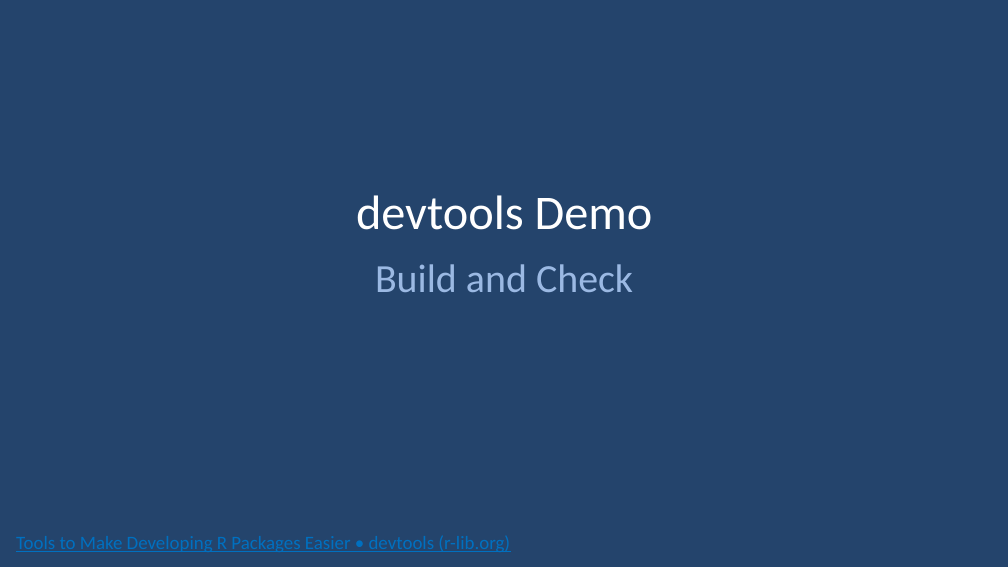
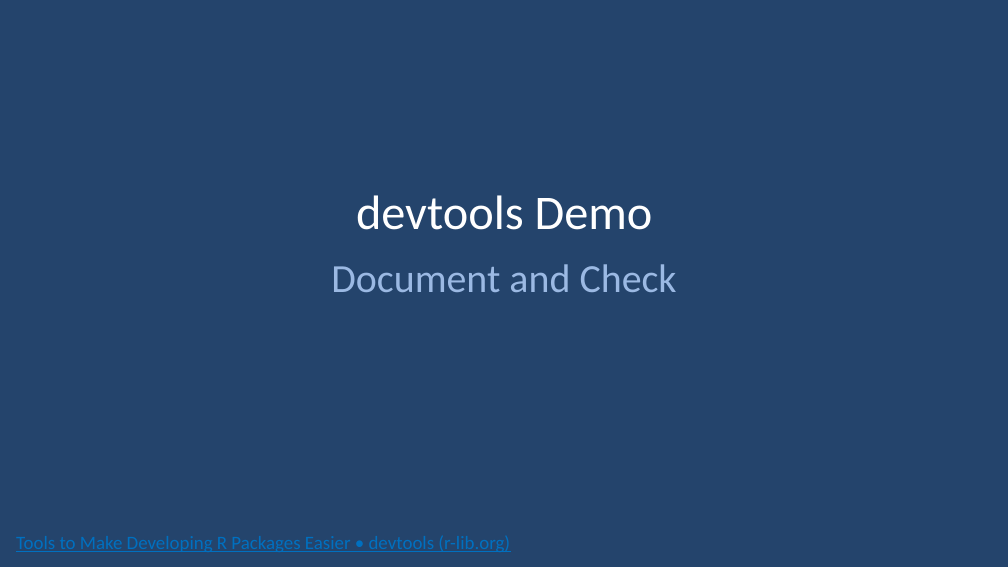
Before and after one commit to slc-rug/2022-11-02-bitbucket-and-r, a slide deck: slide 14 of Bitbucket with R.pptx. Drawn at 1008x567 pixels with LibreOffice and Linux fonts; fonts in the diff are those of the drawing; background and template pictures are left out. Boxes give left, top, right and bottom in pixels: in the first picture for what was removed or moved away, otherwise in the second. Text is boxed around its words. In the diff, an @@ line names an element or a change of style, - is before the commit and + after.

```diff
--- a/Bitbucket with R.pptx
+++ b/Bitbucket with R.pptx
@@ text at (x1=331, y1=264, x2=677, y2=292): text changed @@
-Build and Check
+Document and Check
```
Also in this commit, not shown: 9 other slides changed, 2 slides added.
